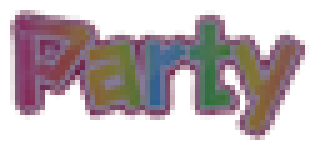
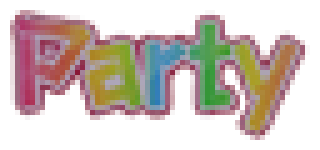
Before/after of a 320px x 150px layered artwork. What changed in the layer stack:
"Layer 1": opacity 60% → 40% over [10, 10, 305, 140]
